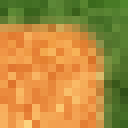
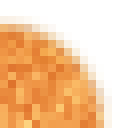
Layered file, before and after one edit (128x128). Changes by layer:
showed group "sandstone" (14 layers) over [0, 0, 128, 128]
hid "endof-road-redsand", moved it above "road-middle-redsand" over [0, 8, 120, 128]
showed "road-turning-outside-redsand" over [0, 8, 120, 128]
hid "castle_top_grass_16.png" over [0, 0, 128, 128]
